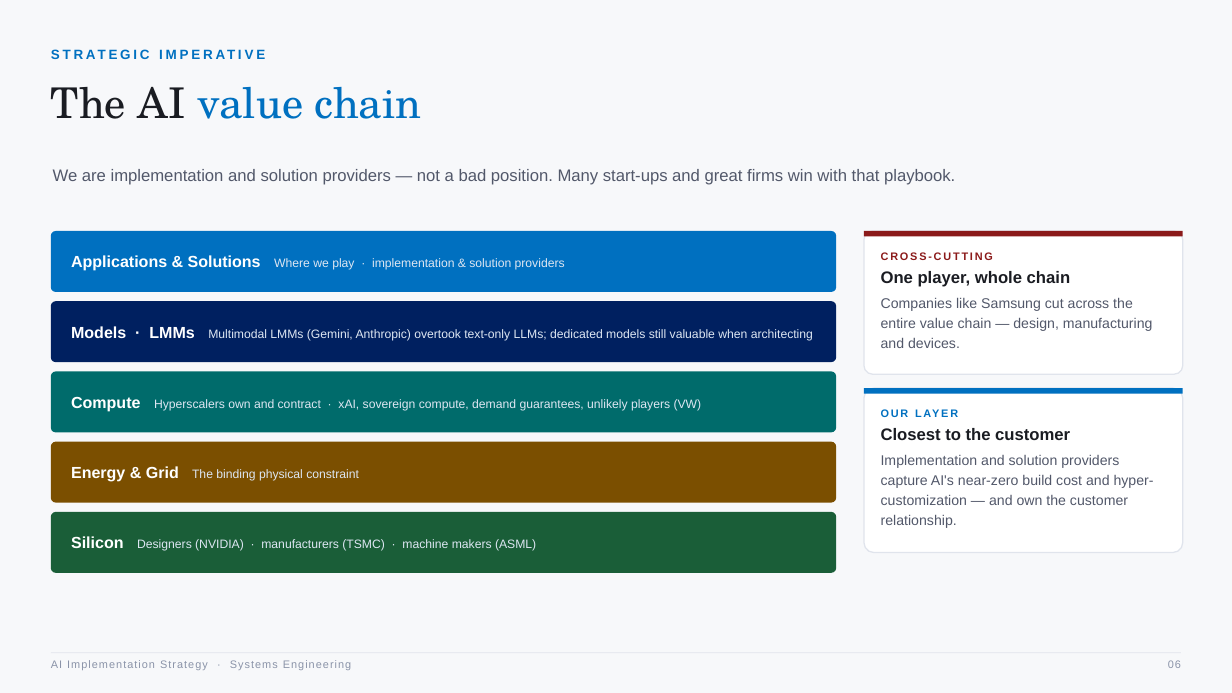
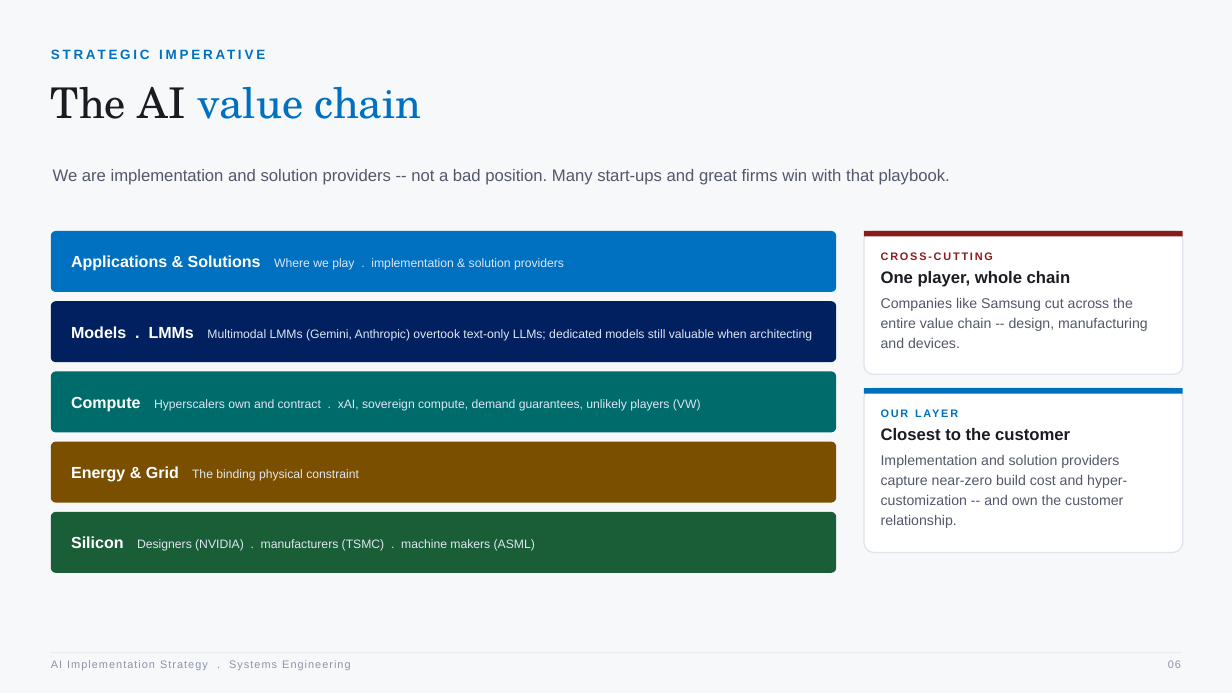
Before and after one commit to betodon96-svg/sai-workflow-app, a slide deck: slide 6 of AI_Implementation_Strategy_SE_Workshop.pptx. Drawn at 1232x693 pixels with LibreOffice and Linux fonts; fonts in the diff are those of the drawing. Boxes give left, top, right and bottom in pixels: in the first picture for what was removed or moved away, otherwise in the second. Text is boxed around its words. In the diff, an @@ line names an element or a change of style, - is before the commit and + after.

```diff
--- a/AI_Implementation_Strategy_SE_Workshop.pptx
+++ b/AI_Implementation_Strategy_SE_Workshop.pptx
@@ text at box(53, 169, 950, 185): text changed @@
-We are implementation and solution providers — not a bad position. Many start-ups and great firms win with that playbook.
+We are implementation and solution providers -- not a bad position. Many start-ups and great firms win with that playbook.
@@ text at box(71, 255, 564, 271): text changed @@
-Applications & Solutions Where we play · implementation & solution providers
+Applications & Solutions Where we play . implementation & solution providers
@@ text at box(881, 298, 1148, 348): text changed @@
-Companies like Samsung cut across the entire value chain — design, manufacturing and devices.
+Companies like Samsung cut across the entire value chain -- design, manufacturing and devices.
@@ text at box(71, 326, 812, 341): text changed @@
-Models · LMMs Multimodal LMMs (Gemini, Anthropic) overtook text-only LLMs; dedicated models still valuable when architecting
+Models . LMMs Multimodal LMMs (Gemini, Anthropic) overtook text-only LLMs; dedicated models still valuable when architecting
@@ text at box(71, 397, 701, 412): text changed @@
-Compute Hyperscalers own and contract · xAI, sovereign compute, demand guarantees, unlikely players (VW)
+Compute Hyperscalers own and contract . xAI, sovereign compute, demand guarantees, unlikely players (VW)
@@ text at box(881, 455, 1127, 528): text changed @@
-Implementation and solution providers capture AI's near-zero build cost and hyper-customization — and own the customer relationship.
+Implementation and solution providers capture near-zero build cost and hyper-customization -- and own the customer relationship.
@@ text at box(71, 536, 535, 551): text changed @@
-Silicon Designers (NVIDIA) · manufacturers (TSMC) · machine makers (ASML)
+Silicon Designers (NVIDIA) . manufacturers (TSMC) . machine makers (ASML)
@@ text at box(51, 660, 350, 670): text changed @@
-AI Implementation Strategy · Systems Engineering
+AI Implementation Strategy . Systems Engineering
```
Also in this commit, not shown: 19 other slides changed, 5 slides added, 1 slide removed.
